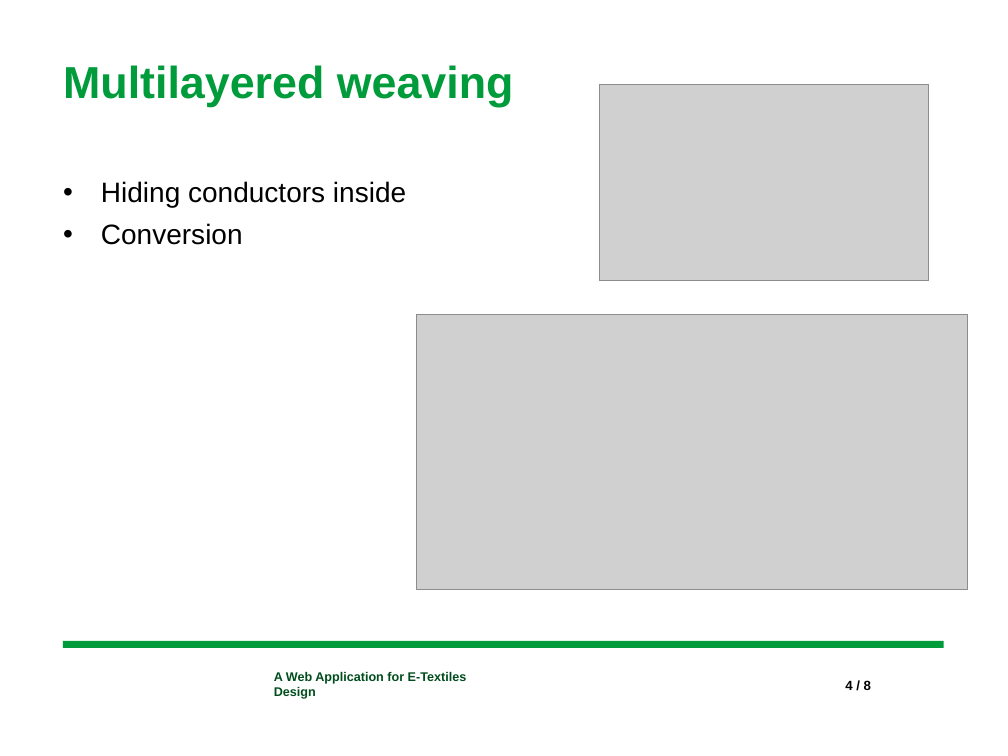
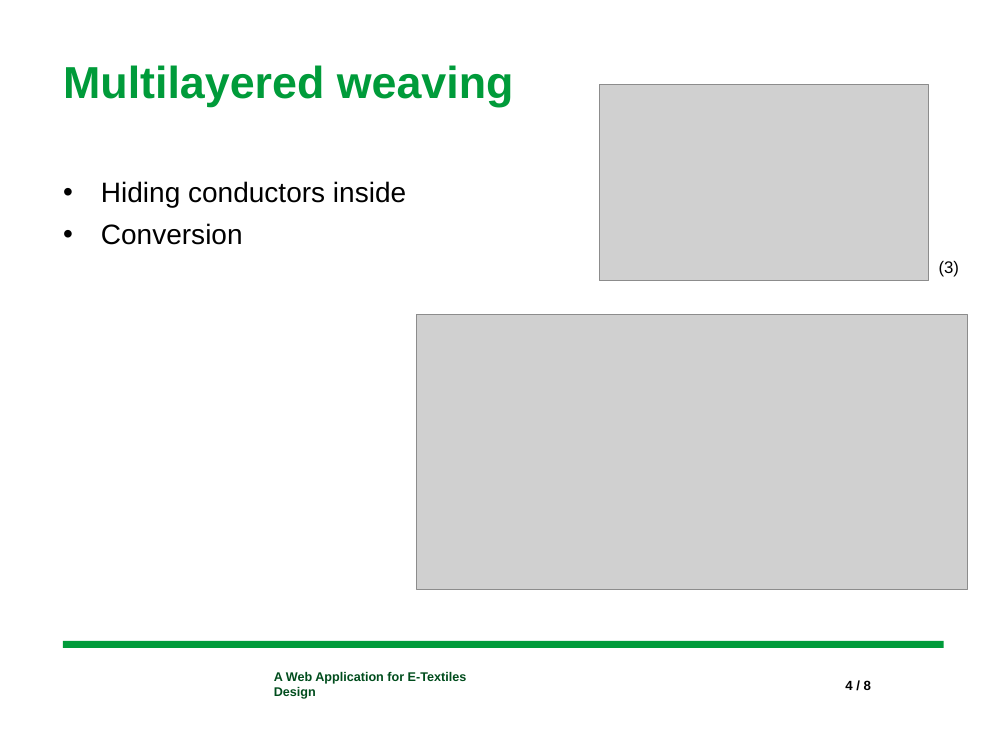
Before and after one commit to ropsutius/Webtool, a slide deck: slide 4 of documents/Bachelors-Slides.pptx. Drawn at 1008x756 pixels with LibreOffice and Linux fonts; fonts in the diff are those of the drawing; grey boxes stand for pictures; background and template pictures are left out. Boxes give left, top, right and bottom in pixels: in the first picture for what was removed or moved away, otherwise in the second. Text is boxed around its words. In the diff, an @@ line names an element or a change of style, - is before the commit and + after.

```diff
--- a/documents/Bachelors-Slides.pptx
+++ b/documents/Bachelors-Slides.pptx
@@ text added at [939,261,959,277], 12 pt, text #000000 @@
+(3)
```
Also in this commit, not shown: 2 other slides changed, 1 slide added, 9 other files.
